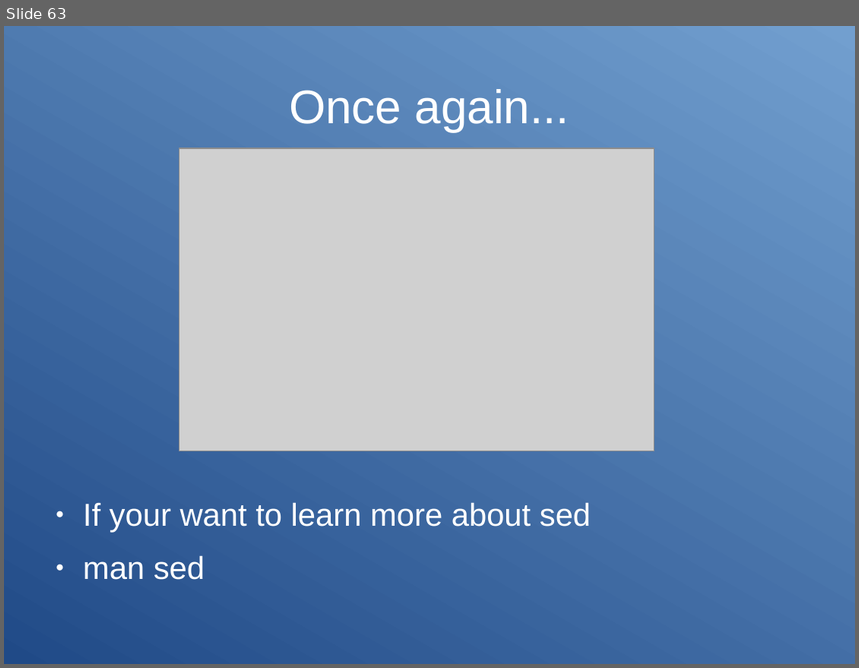
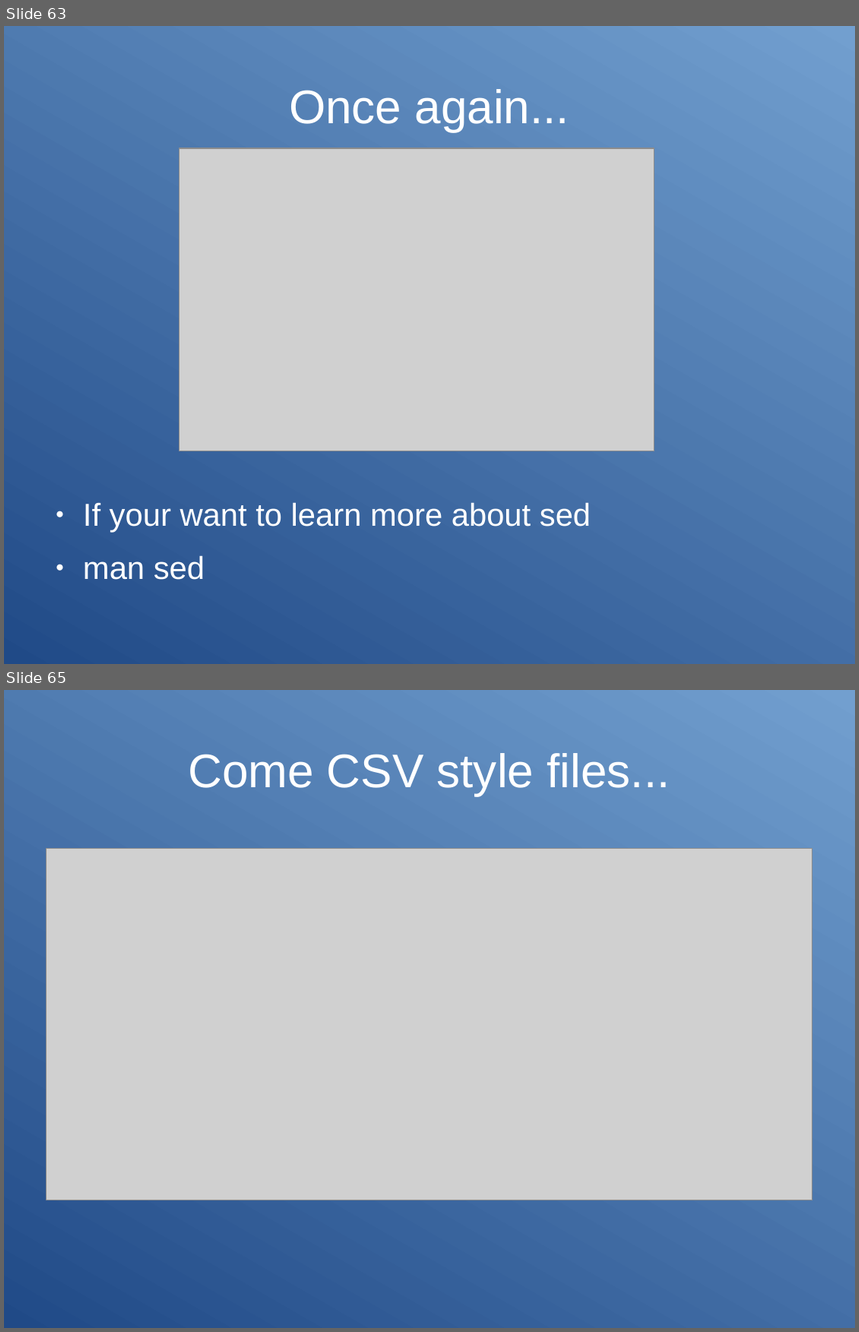
Before and after one commit to Clibre/An-introduction-to-bash, a slide deck: presentation.odp. Shown one above the other, each under a label of ours: slide 63 before the commit, slides 63 and 65 after it; the slides between them are not shown. The pictures are 859x668 and 859x1332 pixels, drawn with LibreOffice and Linux fonts; fonts in the diff are those of the drawing; grey boxes stand for pictures. Boxes give left, top, right and bottom in pixels: in the first picture for what was removed or moved away, otherwise in the second. Text is boxed around its words. In the diff, an @@ line names an element or a change of style, - is before the commit and + after.

```diff
--- a/presentation.odp
+++ b/presentation.odp
@@ slide 65 added at (x1=4, y1=690, x2=855, y2=1328), background gradient #204A87 to #729FCF @@
@@ title added at (x1=188, y1=753, x2=670, y2=796), 44 pt, text #FFFFFF @@
+Come CSV style files...
@@ picture added at (x1=47, y1=848, x2=813, y2=1201) @@
```
Also in this commit, not shown: 3 other slides added, 1 other file.
